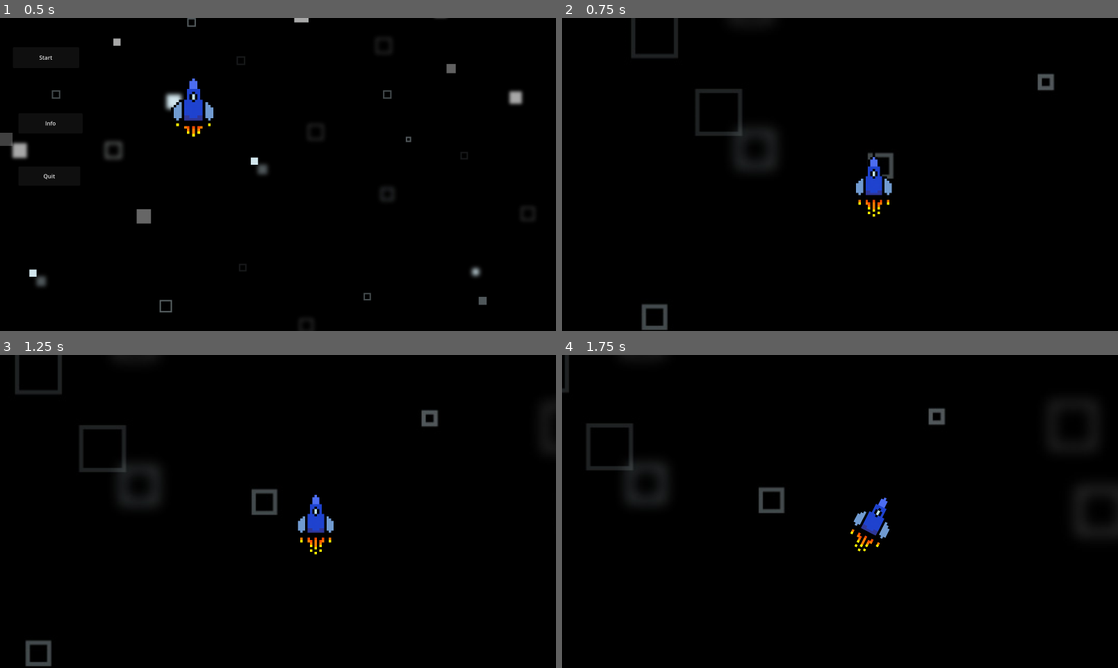
Above: before the commit, frames 1-4 (two rows, left to right).
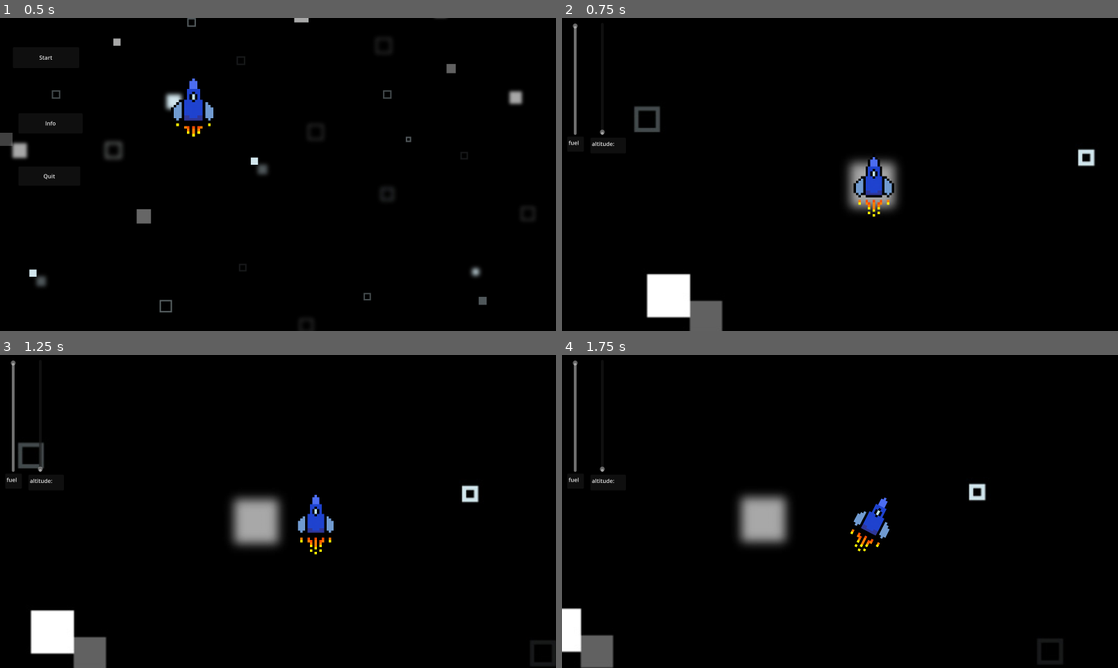
Above: after the commit, the same moments.

Repository: LagkageGobler/SpaceGameFool
Game: Godot game, scene res://menu.tscn
The game is run twice, just before and just after one commit, with the same random seed, the same clock (stepped at 60 frames per second) and the same inputs. The project has no main scene, so this scene is started directly.
Inputs:
- Up to frame 1 (0.5 s): no input
- Up to frame 2 (0.75 s): click "Start" at 0.5 s
- Up to frame 3 (1.25 s): no input
- Up to frame 4 (1.75 s): hold D (Rightthrust) from 1.28 s (still down)

Frame 1 is identical in both runs. In frame 2, 4.7% of the frame differs, in the area x 1-96%, y 0-100%; in frame 3, 5.4%, in the area x 1-100%, y 0-100%; in frame 4, 4.3%.

Commit message:
har lavet fuel

Diff:
--- a/rumskip/moon an starsky.tscn
+++ b/rumskip/moon an starsky.tscn
@@ -8,10 +8,12 @@
 size = Vector2(1e+10, 17384)
 
 [node name="Node2D" type="Node2D"]
+position = Vector2(-9, -237)
 
 [node name="ParallaxBackground" type="ParallaxBackground" parent="."]
 
 [node name="ParallaxLayer" type="ParallaxLayer" parent="ParallaxBackground"]
+position = Vector2(-9, -237)
 motion_scale = Vector2(0.2, 0.2)
 motion_mirroring = Vector2(3000, 2000)
 
@@ -20,12 +22,14 @@
 texture = ExtResource("1_6ksnw")
 
 [node name="ParallaxLayer2" type="ParallaxLayer" parent="ParallaxBackground"]
+position = Vector2(-9, -237)
 motion_mirroring = Vector2(1500, 0)
 
 [node name="Sprite2D" type="Sprite2D" parent="ParallaxBackground/ParallaxLayer2"]
 texture = ExtResource("2_tnw2p")
 
 [node name="ParallaxLayer3" type="ParallaxLayer" parent="ParallaxBackground"]
+position = Vector2(-9, -237)
 
 [node name="Area2D" type="Area2D" parent="ParallaxBackground/ParallaxLayer3"]
 
--- a/rumskip/rumskib.gd
+++ b/rumskip/rumskib.gd
@@ -1,6 +1,7 @@
 extends CharacterBody2D
 
 var Thrust = 0
+var Burn = 0
 const Gravity = 20
 
 func _ready() -> void:
@@ -13,14 +14,21 @@
 
 
 func _process(delta: float) -> void:
-	if Input.is_action_just_pressed("Thrust") and Thrust <= 30:
-		Thrust += 10
-	elif Input.is_action_just_pressed("Dethrust") and Thrust >= 10:
-		Thrust -= 10
-	if Input.is_action_pressed("Rightthrust"):
-		rotation_degrees += 1
-	elif Input.is_action_pressed("Leftthrust"):
-		rotation_degrees -= 1
+	if $CanvasLayer/Control/fuel.value > 0:
+		if Input.is_action_just_pressed("Thrust") and Thrust <= 30:
+			Thrust += 10
+			Burn += 1
+		elif Input.is_action_just_pressed("Dethrust") and Thrust >= 10:
+			Thrust -= 10
+			Burn -= 1
+		if Input.is_action_pressed("Rightthrust"):
+			rotation_degrees += 1
+		elif Input.is_action_pressed("Leftthrust"):
+			rotation_degrees -= 1
+	else:
+		Thrust = 0
+	$CanvasLayer/Control/fuel.value -= Burn
+
 
 
 func _on_area_2d_area_entered(area: Area2D) -> void:
--- a/rumskip/rumskib.tscn
+++ b/rumskip/rumskib.tscn
@@ -42,6 +42,51 @@
 
 [node name="LTimer" type="Timer" parent="."]
 
+[node name="CanvasLayer" type="CanvasLayer" parent="."]
+
+[node name="Control" type="Control" parent="CanvasLayer"]
+layout_mode = 3
+anchors_preset = 0
+offset_right = 40.0
+offset_bottom = 40.0
+
+[node name="fuel" type="VSlider" parent="CanvasLayer/Control"]
+layout_mode = 0
+offset_left = 12.0
+offset_top = 15.0
+offset_right = 65.0
+offset_bottom = 336.0
+max_value = 10000.0
+value = 10000.0
+editable = false
+scrollable = false
+
+[node name="TextEdit" type="TextEdit" parent="CanvasLayer/Control/fuel"]
+layout_mode = 0
+offset_left = 3.0
+offset_top = 326.0
+offset_right = 51.0
+offset_bottom = 371.0
+text = "fuel"
+selecting_enabled = false
+
+[node name="altitude" type="VSlider" parent="CanvasLayer/Control"]
+layout_mode = 0
+offset_top = 14.0
+offset_right = 232.0
+offset_bottom = 336.0
+editable = false
+scrollable = false
+
+[node name="TextEdit" type="TextEdit" parent="CanvasLayer/Control/altitude"]
+layout_mode = 0
+offset_left = 82.0
+offset_top = 330.0
+offset_right = 184.0
+offset_bottom = 377.0
+text = "altitude: "
+selecting_enabled = false
+
 [connection signal="area_entered" from="Area2D" to="." method="_on_area_2d_area_entered"]
 [connection signal="timeout" from="WTimer" to="." method="_on_w_timer_timeout"]
 [connection signal="timeout" from="LTimer" to="." method="_on_l_timer_timeout"]
